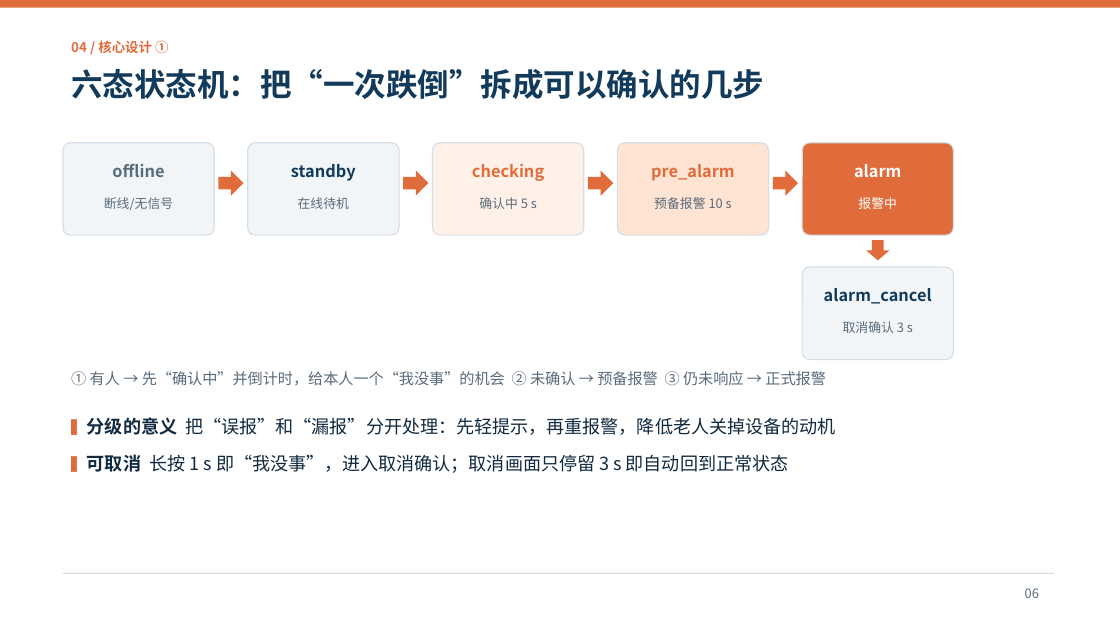
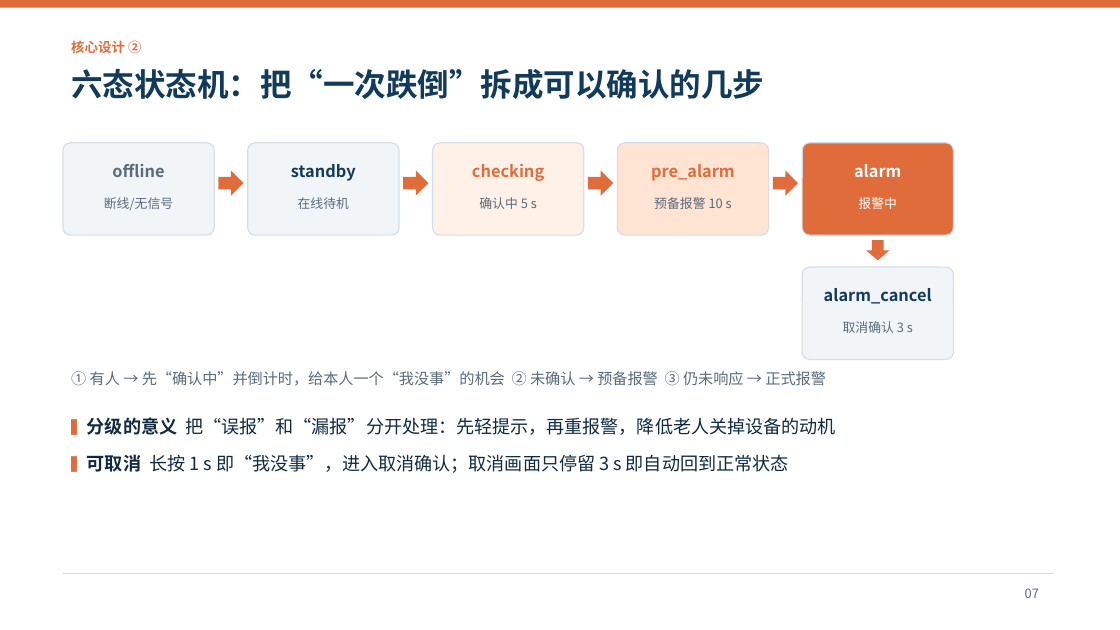
Before and after one commit to Maxsunset/SilverGuard, a slide deck: slide 7 of SilverGuard/docs/SilverGuard_答辩_设计思路与亮点.pptx (slide 6 before the commit). Drawn at 1120x630 pixels with LibreOffice and Linux fonts; fonts in the diff are those of the drawing. Boxes give left, top, right and bottom in pixels: in the first picture for what was removed or moved away, otherwise in the second. Text is boxed around its words. In the diff, an @@ line names an element or a change of style, - is before the commit and + after.

Commit message:
答辩 PPT：按摄像头与联网为核心重构（共 14 页，新增第 6 页全自动监控）

```diff
--- a/SilverGuard/docs/SilverGuard_答辩_设计思路与亮点.pptx
+++ b/SilverGuard/docs/SilverGuard_答辩_设计思路与亮点.pptx
@@ text at (x1=71, y1=40, x2=141, y2=53): text changed @@
-04 / 核心设计 ①
+核心设计 ②
@@ text at (x1=1025, y1=588, x2=1039, y2=598): text changed @@
-06
+07
```
Also in this commit, not shown: 12 other slides changed, 1 slide added.
